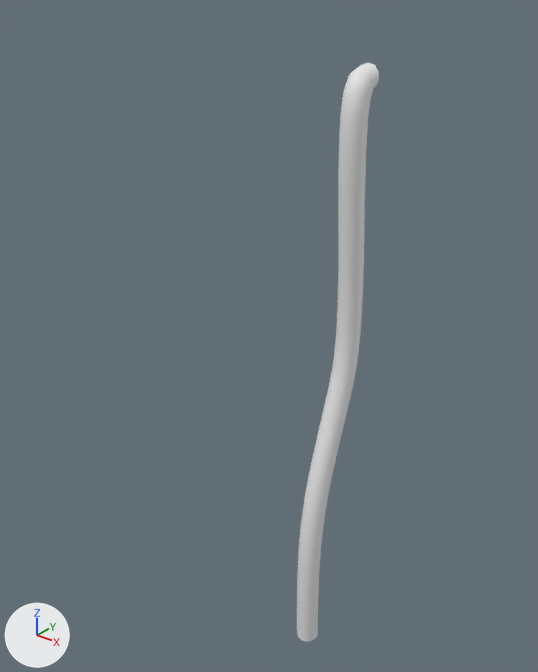
An edit to the Blender file barstool.blend, drawn before and after from the same camera.
The view is the same before and after, from a 50 mm lens placed at (3.25, -7.43, 2.03), pointed at (0.6, -4.11, -0.03). The lights are fixed; the arrows at lower left show +X, +Y and +Z.

Objects in the first picture: 'BézierCurve'.
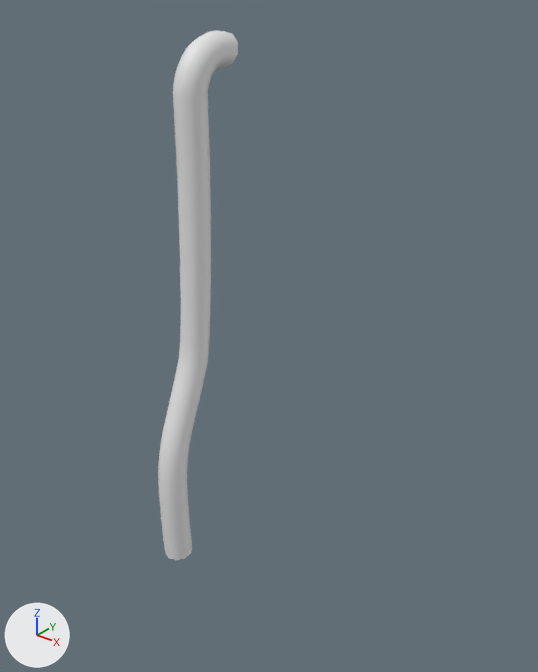
Location of each change, (x1, y1, x2, y2) in pixels of the pictures (538 x 672 px):
'BézierCurve', reshaped, moved (8% shorter)
    before: (297, 63, 379, 642)
    after: (158, 30, 238, 560)

What changed in the scene script:
```text
Change cu_béziercurve:
    remove _sp.bezier_points.foreach_set('co', [0.869, 1.251, 0.0])
    remove _sp.bezier_points.foreach_set('handle_left', [0.369, 1.058, 0.0])
    remove _sp.bezier_points.foreach_set('handle_right', [1.529, 1.506, 0.0])
    remove for _p, _l, _r in zip(_sp.bezier_points, ['ALIGNED'], ['ALIGNED']): _p.handle_left_type = _l; _p.handle_right_type = _r
    remove _sp.order_u = 0
    remove _sp.order_v = 0
    remove _sp = cu_béziercurve.splines.new('BEZIER'); _sp.bezier_points.add(2)
    remove _sp.bezier_points.foreach_set('co', [-2.741, -2.085, 0.0, -1.023, -2.187, 0.0, 0.754, -2.459, 0.0])
    remove _sp.bezier_points.foreach_set('handle_left', [-2.698, -1.814, 0.0, -1.53, -2.014, 0.0, -0.245, -2.499, 0.0])
    remove _sp.bezier_points.foreach_set('handle_right', [-2.781, -2.343, 0.0, -0.354, -2.415, 0.0, 1.754, -2.42, 0.0])
    remove for _p, _l, _r in zip(_sp.bezier_points, ['ALIGNED', 'ALIGNED', 'ALIGNED'], ['ALIGNED', 'ALIGNED', 'ALIGNED']): _p.handle_left_type = _l; _p.handle_right_type = _r
    remove _sp.order_u = 0
    remove _sp.order_v = 0
    remove _sp.bezier_points.foreach_set('co', [-2.967, -1.828, 0.0])
    remove _sp.bezier_points.foreach_set('handle_left', [-5.014, -3.828, 0.0])
    remove _sp.bezier_points.foreach_set('handle_right', [-1.534, -0.426, 0.0])
    remove for _p, _l, _r in zip(_sp.bezier_points, ['ALIGNED'], ['ALIGNED']): _p.handle_left_type = _l; _p.handle_right_type = _r
    remove _sp.order_u = 0
    remove _sp.order_v = 0
    remove _sp.bezier_points.foreach_set('co', [1.304, -1.764, 0.0])
    remove _sp.bezier_points.foreach_set('handle_left', [1.259, -1.767, 0.0])
    remove _sp.bezier_points.foreach_set('handle_right', [1.349, -1.761, 0.0])
    remove for _p, _l, _r in zip(_sp.bezier_points, ['ALIGNED'], ['ALIGNED']): _p.handle_left_type = _l; _p.handle_right_type = _r
    remove _sp.order_u = 0
    remove _sp.order_v = 0
    remove _sp.bezier_points.foreach_set('co', [-2.872, -1.219, 0.0])
    remove _sp.bezier_points.foreach_set('handle_left', [-4.918, -3.219, 0.0])
    remove _sp.bezier_points.foreach_set('handle_right', [-1.438, 0.183, 0.0])
    remove for _p, _l, _r in zip(_sp.bezier_points, ['ALIGNED'], ['ALIGNED']): _p.handle_left_type = _l; _p.handle_right_type = _r
    _sp: cu_béziercurve.splines.new('BEZIER'); _sp.bezier_points.add(0) -> cu_béziercurve.splines.new('BEZIER'); _sp.bezier_points.add(3)
    add _sp.bezier_points.foreach_set('co', [-2.396, 0.606, 0.0, -2.159, 0.29, 0.0, -0.41, 0.202, 0.0, 1.091, -0.0481, 0.0])
    add _sp.bezier_points.foreach_set('handle_left', [-2.383, 0.671, -0.00534, -2.225, 0.289, 0.0, -0.544, 0.25, 0.0, 0.0908, -0.0958, 0.0])
    add _sp.bezier_points.foreach_set('handle_right', [-2.449, 0.343, 0.0217, -1.452, 0.298, 0.0, 0.256, -0.0348, 0.0, 2.09, -0.000378, 0.0])
    add for _p, _l, _r in zip(_sp.bezier_points, ['ALIGNED', 'ALIGNED', 'ALIGNED', 'ALIGNED'], ['ALIGNED', 'ALIGNED', 'ALIGNED', 'ALIGNED']): _p.handle_left_type = _l; _p.handle_right_type = _r
    add _sp.bezier_points.foreach_set('radius', [0.86, 0.86, 0.86, 0.86])
    add _sp.bezier_points.foreach_set('tilt', [-0.486, -0.486, 0.0, 0.0])
    add cu_béziercurve.bevel_resolution = 3
    cu_béziercurve.bevel_depth: 0.07 -> 0.12
    add cu_béziercurve.use_fill_caps = True
Change ob_béziercurve:
    ob_béziercurve.location: (1.186, -1.985, -1.175) -> (0.0, -4.408, -0.78)
```
